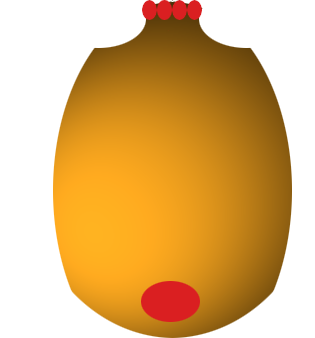
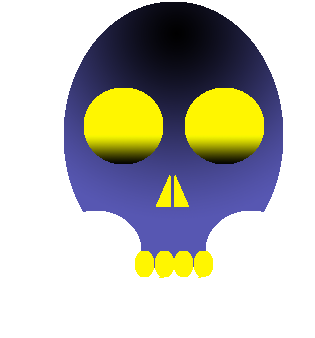
Layers edited between the first and the second 315 × 338 image:
added layer "Calque 2 copie 2" above "Calque 2 copie 3" over [84, 88, 264, 164]
added layer "Calque 2 copie 3" above "Calque 1 copie 6" over [84, 88, 264, 278]
added layer "Calque 1 copie 6" above "Calque 1 copie 5" over [64, 2, 283, 269]
hid "Calque 8 copie" over [141, 0, 202, 322]
hid "Calque 6 copie 3" over [53, 0, 292, 338]
